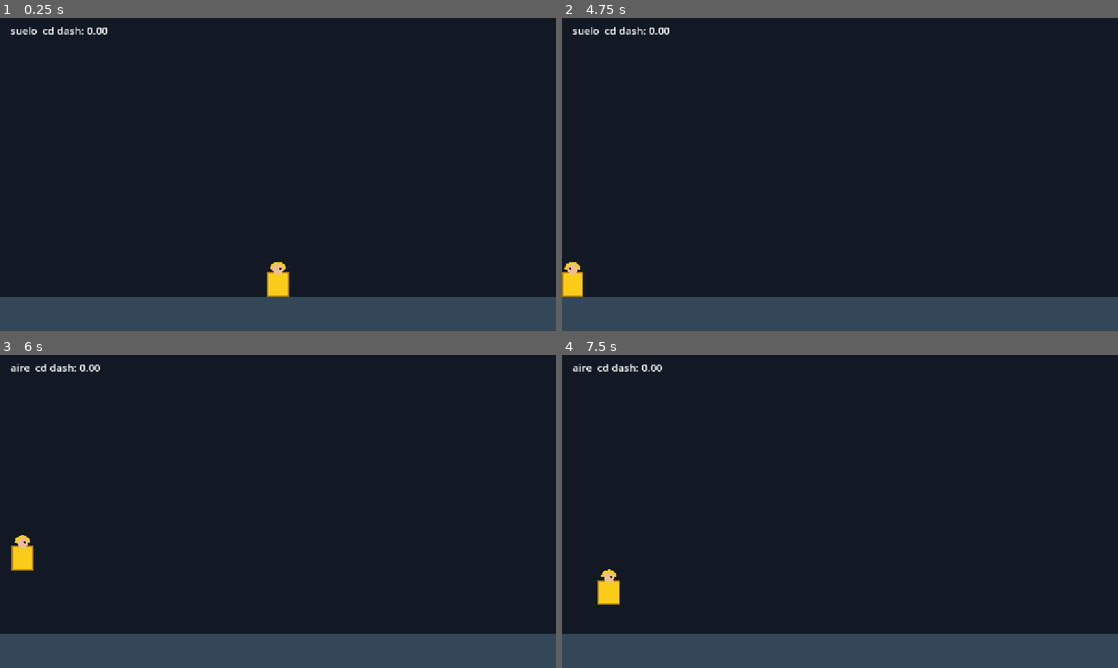
Above: before the commit, frames 1-4 (two rows, left to right).
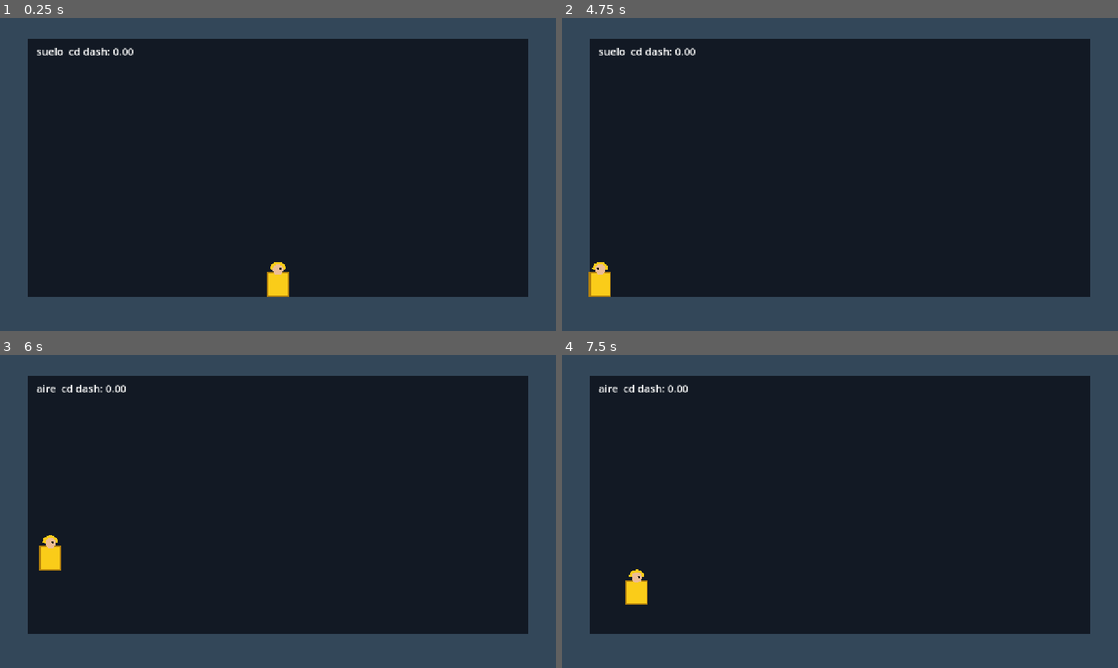
Above: after the commit, the same moments.

Repository: xNeku/fishmaboolla
Game: Godot game, scene res://scenes/main.tscn
Same seed, same stepped clock (60 frames per second), same inputs: the game is played once before the commit and once after it.
Inputs:
- Up to frame 1 (0.25 s): no input
- Up to frame 2 (4.75 s): tap Enter at 0.5 s; tap D (mover_der) every 0.75 s from 0.6 to 4.35 s; tap Space (saltar) at 0.77, 1.52, 2.75, 3.02, 3.77, 4.52 s; hold A (mover_izq) 1.28-2.03 s; hold A (mover_izq) from 3.53 s (still down)
- Up to frame 3 (6 s): tap Enter at 5 s; tap D (mover_der) at 5.1, 5.85 s; tap Space (saltar) at 5.75 s; release A (mover_izq) at 5.78 s
- Up to frame 4 (7.5 s): tap Space (saltar) at 6.02, 6.77 s; tap D (mover_der) at 6.6, 7.35 s

The runs differ from the first frame. In frame 1, 15% of the frame differs, in the area x 0-100%, y 0-90%; in frame 2, 15%; in frame 3, 16%; in frame 4, 16%.

Commit message:
Sala cubículo editable: suelo, paredes, techo y nodo Limites
- scenes/sala.tscn con decorado como ColorRect y un ReferenceRect "Limites" que define el interior jugable (redimensionable en el editor)
- Sala expone limites y gravedad_bolas
- main.tscn usa la sala; el jugador toma sus límites de ella

Co-Authored-By: Claude Sonnet 5.5 <noreply@anthropic.com>
Claude-Session: https://claude.ai/code/session_01Hu5F5bE3cxizNrca8PuRi9

Diff:
--- a/scenes/main.tscn
+++ b/scenes/main.tscn
@@ -1,24 +1,21 @@
 [gd_scene format=3]
 
 [ext_resource type="Script" path="res://scripts/mundo/main.gd" id="1_main"]
-[ext_resource type="PackedScene" path="res://scenes/jugador.tscn" id="2_jugador"]
+[ext_resource type="PackedScene" path="res://scenes/sala.tscn" id="2_sala"]
+[ext_resource type="PackedScene" path="res://scenes/jugador.tscn" id="3_jugador"]
 
 [node name="Main" type="Node2D"]
 script = ExtResource("1_main")
 
-[node name="Suelo" type="ColorRect" parent="."]
-offset_top = 640.0
-offset_right = 1280.0
-offset_bottom = 720.0
-color = Color(0.2, 0.28, 0.35, 1)
+[node name="Sala" parent="." instance=ExtResource("2_sala")]
 
-[node name="Jugador" parent="." instance=ExtResource("2_jugador")]
+[node name="Jugador" parent="." instance=ExtResource("3_jugador")]
 position = Vector2(640, 640)
 
 [node name="Estado" type="Label" parent="."]
-offset_left = 24.0
-offset_top = 12.0
-offset_right = 424.0
-offset_bottom = 48.0
+offset_left = 84.0
+offset_top = 60.0
+offset_right = 484.0
+offset_bottom = 120.0
 theme_override_font_sizes/font_size = 24
 text = "estado"
--- /dev/null
+++ b/scenes/sala.tscn
@@ -0,0 +1,36 @@
+[gd_scene format=3]
+
+[ext_resource type="Script" path="res://scripts/mundo/sala.gd" id="1_sala"]
+
+[node name="Sala" type="Node2D"]
+script = ExtResource("1_sala")
+
+[node name="Techo" type="ColorRect" parent="."]
+offset_right = 1280.0
+offset_bottom = 48.0
+color = Color(0.2, 0.28, 0.35, 1)
+
+[node name="Suelo" type="ColorRect" parent="."]
+offset_top = 640.0
+offset_right = 1280.0
+offset_bottom = 720.0
+color = Color(0.2, 0.28, 0.35, 1)
+
+[node name="ParedIzquierda" type="ColorRect" parent="."]
+offset_top = 48.0
+offset_right = 64.0
+offset_bottom = 640.0
+color = Color(0.2, 0.28, 0.35, 1)
+
+[node name="ParedDerecha" type="ColorRect" parent="."]
+offset_left = 1216.0
+offset_top = 48.0
+offset_right = 1280.0
+offset_bottom = 640.0
+color = Color(0.2, 0.28, 0.35, 1)
+
+[node name="Limites" type="ReferenceRect" parent="."]
+offset_left = 64.0
+offset_top = 48.0
+offset_right = 1216.0
+offset_bottom = 640.0
--- a/scripts/mundo/main.gd
+++ b/scripts/mundo/main.gd
@@ -1,9 +1,14 @@
 extends Node2D
-## Sala de prueba. El decorado y el jugador viven en la escena (main.tscn);
-## este script solo pinta el estado de depuración.
+## Nivel de prueba. El decorado, la sala y el jugador viven en la escena (main.tscn);
+## este script conecta las piezas y pinta el estado de depuración.
 
+@onready var _sala: Sala = $Sala
 @onready var _jugador: Jugador = $Jugador
 @onready var _estado: Label = $Estado
+
+
+func _ready() -> void:
+	_jugador.limites = _sala.limites
 
 
 func _process(_delta: float) -> void:
--- /dev/null
+++ b/scripts/mundo/sala.gd
@@ -0,0 +1,14 @@
+class_name Sala
+extends Node2D
+## Cubículo de juego: suelo, paredes y techo. Los límites reales los define el nodo
+## `Limites` (redimensiónalo en el editor); las paredes son solo decorado.
+
+## Gravedad de las bolas en px/s². Constante por sala (así un Acto puede cambiarla).
+@export var gravedad_bolas: float = 1500.0
+
+@onready var _limites: ReferenceRect = $Limites
+
+## Rectángulo interior jugable, en coordenadas globales. El borde inferior es el suelo.
+var limites: Rect2:
+	get:
+		return _limites.get_global_rect()
Not shown, added: scripts/mundo/sala.gd.uid
